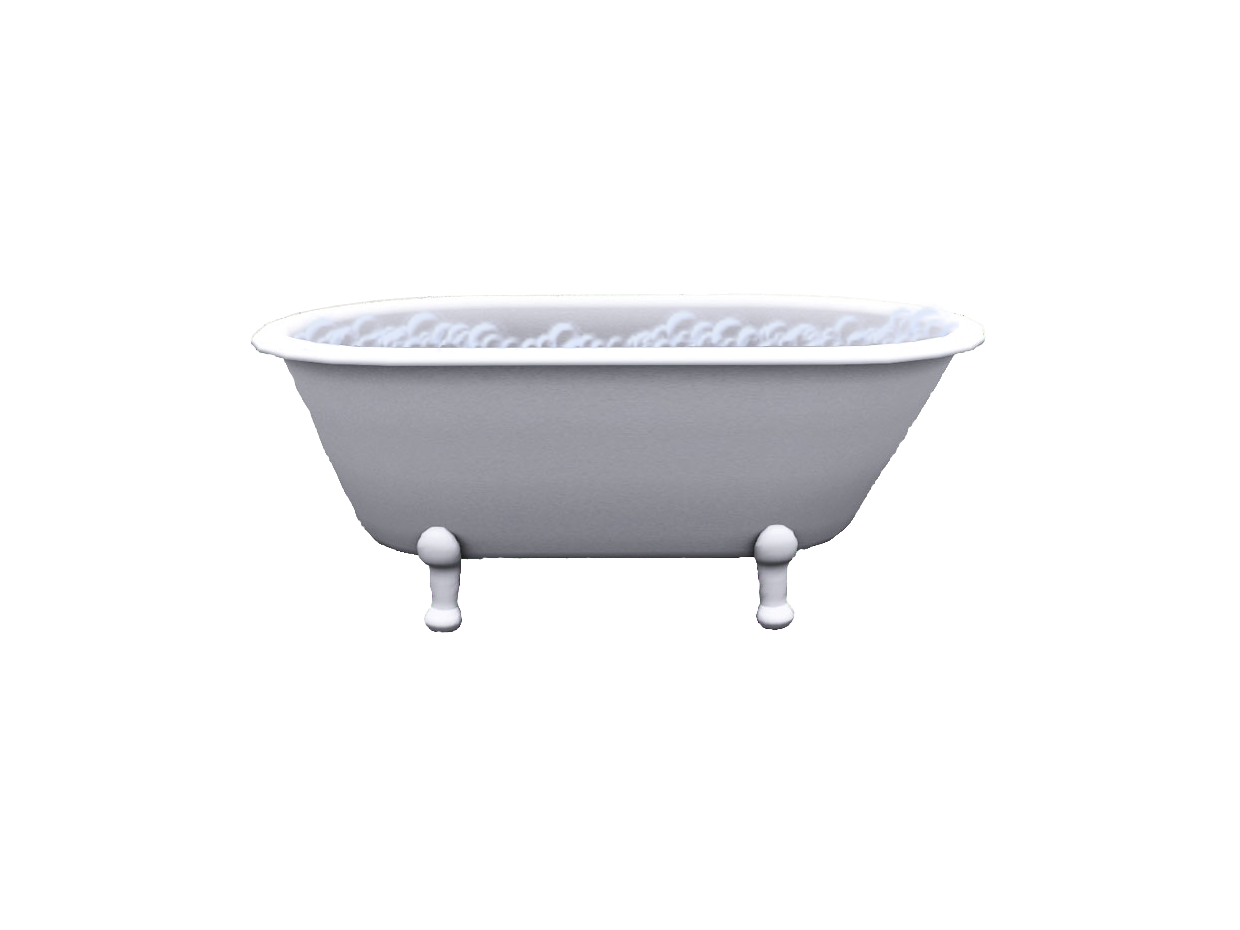
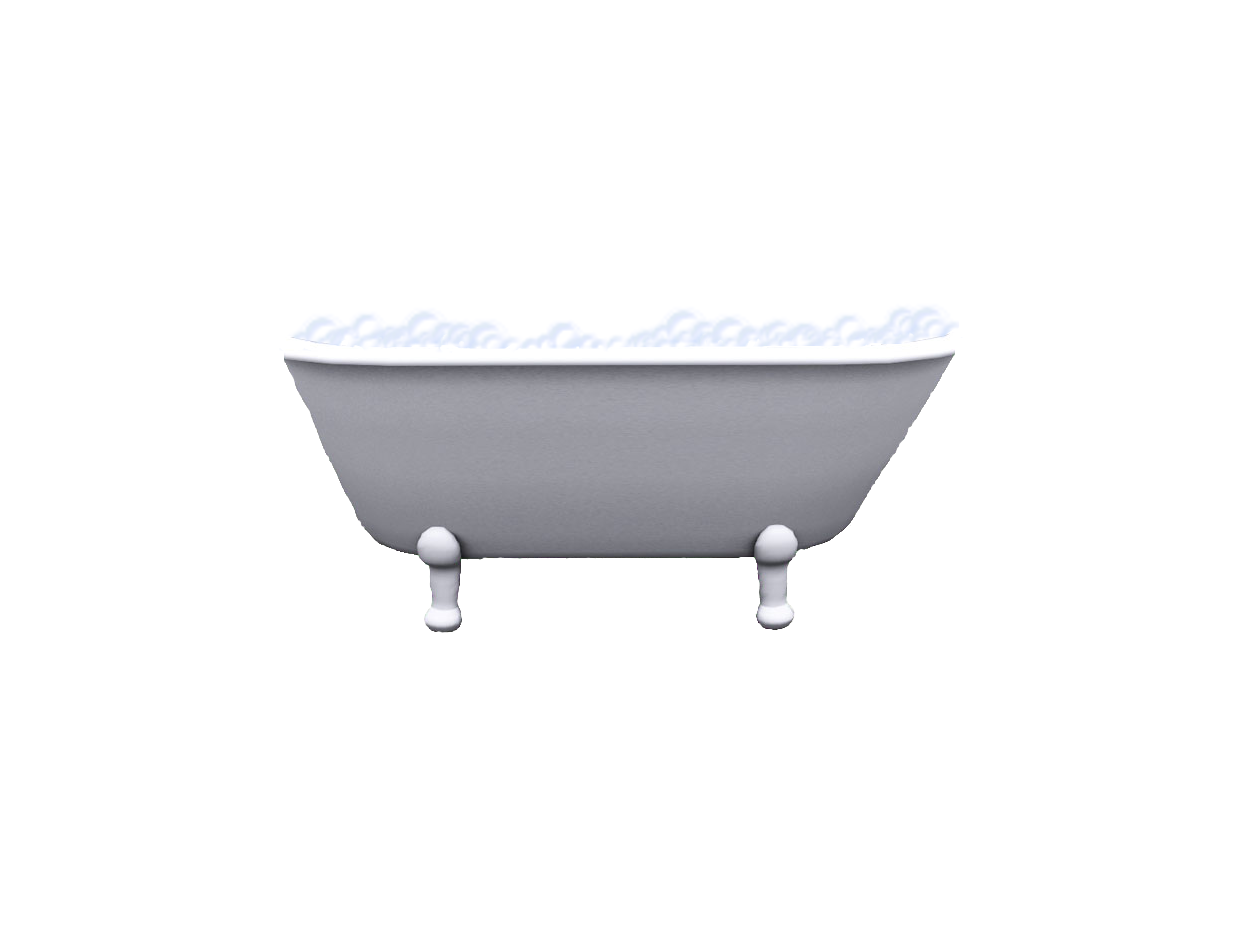
Before/after of a 1240x930 layered artwork. What changed in the layer stack:
renamed "Pasted Layer" to "frontTub", painted on it over box(250, 293, 986, 360)
